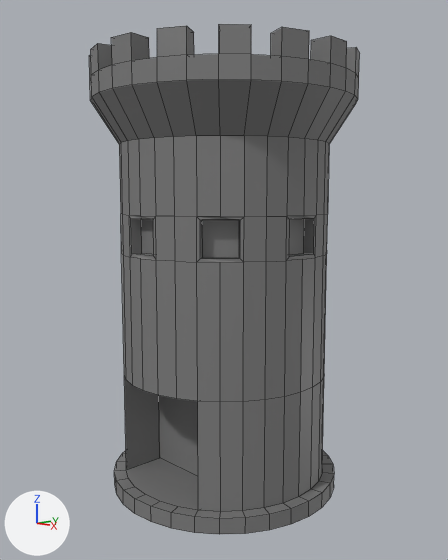
The Blender file Assets/Models/Tower.blend: old version first, new version second.
One viewpoint serves both versions: a 50 mm lens placed at (7.98, -7.51, 5.03), pointed at (-0.01, -0.04, 3.56). Lighting does not change. The marker at lower left points along +X, +Y and +Z. The picture after the commit comes second. Mesh edges are drawn as thin lines.

Script lines for the objects in view, before the commit:
```python
me_cylinder_001 = bpy.data.meshes.new('Cylinder.001')
me_cylinder_001.from_pydata(...)  # 532 vertices, 441 faces, 48 loose edges; spans x -1.1..1.1, y -1.1..1.1, z -0.9..56.0
me_cylinder_001.materials.append(mat_material)  # its picture is missing
ob_cylinder = bpy.data.objects.new('Cylinder', me_cylinder_001)
ob_cylinder.location = (0.0, 0.0, 0.0)
ob_cylinder.scale = (2.0, 2.0, 0.131)
```
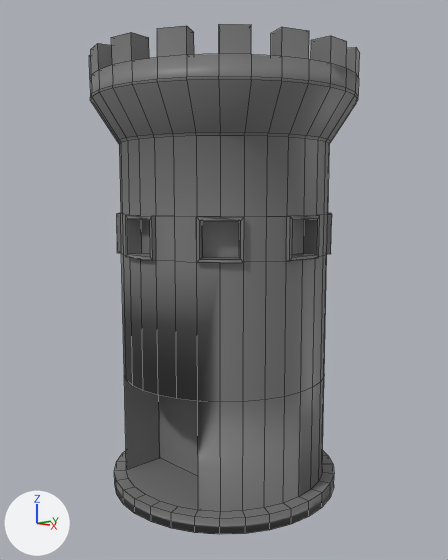
Boxes (x1, y1, x2, y2) around the edits, measured in the pictures (448 x 560 px):
part 1 of me_cylinder_001, built on: (90, 54, 359, 263) in both
part 2 of me_cylinder_001, shading changed: (115, 27, 360, 534) in both

The edits, one by one:
me_cylinder_001 is used by ob_cylinder; location (0.0, 0.0, 0.0); scale (2.0, 2.0, 0.131).
me_cylinder_001 had 532 vertices, 441 faces, 48 loose edges and spanned x -1.1..1.1, y -1.1..1.1, z -0.9..56.0.
me_cylinder_001 now has 644 vertices, 553 faces, 48 loose edges and spans x -1.1..1.1, y -1.1..1.1, z -0.9..56.0.
Part 1, on me_cylinder_001:
10 vertices are removed from x -0.7..0.7, y -0.7..0.5, z 31.5..35.8.
109 faces are deleted.
8 vertices move within x -0.7..0.7, y -0.7..-0.5, z 31.5..35.8.
86 vertices are added at x -0.9..0.9, y -0.9..0.9, z 31.1..45.5.
36 new vertices lie (0.0, 0.0, 0.4) away from vertices in x -1.1..1.1, y -1.1..1.1, z 35.8..50.5.
93 new faces join them.
128 new faces join them, smooth.
me_cylinder_001 part 2: 202 kept faces spanning x -1.1..1.1, y -1.1..1.1, z -0.9..56.0 are now shaded smooth.
